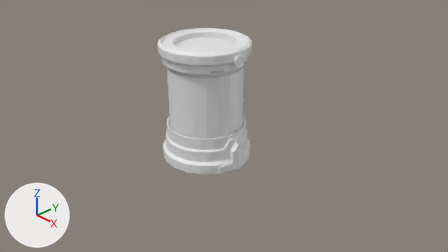
The Blender file resources_prueba/life_tank/life_tank.blend as it was, and as the next commit left it.
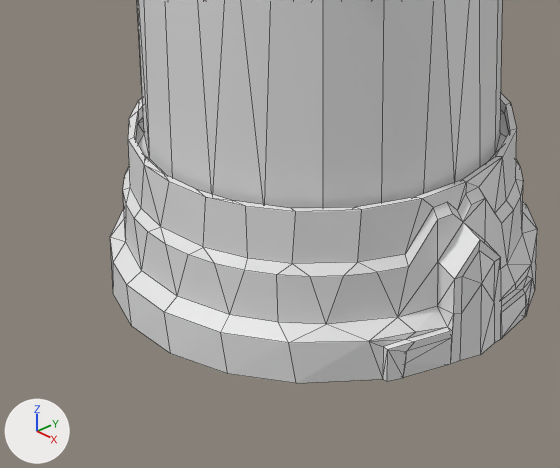
The first picture shows the older version from the file's camera 'Camera'. The close-ups show both versions on the part from 31% to 57% of the width and 38% to 76% of the height of that picture; other places that the commit changed are outside them. Every picture has the same lights, and +X, +Y and +Z are marked at lower left. The close-ups show mesh edges as thin lines. Materials are left out; every surface is plain grey.
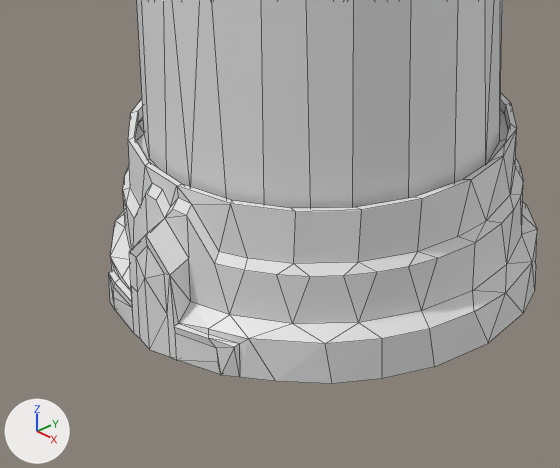
Changed parts and their boxes (x1, y1, x2, y2) in the close-ups (560 x 468 px; the box of a moved part takes in the faces that stretch with it):
```json
{"object": "Cylinder", "change": "reshaped, turned", "before": [110, 0, 537, 383], "after": [109, 0, 537, 384]}
{"part": 1, "of": "me_cylinder", "change": "moved or reshaped", "before": [404, 260, 527, 370], "after": [113, 279, 220, 374]}
```

Edits to the scene script, one JSON object a line:
```json
{"block": "me_cylinder", "where": "# used by ob_cylinder; location = (0.0, 0.0, 0.0)"}
{"op": "remove", "block": "me_cylinder", "code": "me_cylinder.from_pydata(...)  # 577 vertices, 812 faces; spans x -1.0..1.05, y -1.0..1.0, z -0.24..2.42"}
{"op": "add", "block": "me_cylinder", "code": "me_cylinder.from_pydata(...)  # 567 vertices, 787 faces; spans x -1.0..1.05, y -1.0..1.0, z -0.24..2.42"}
{"block": "me_cylinder", "change": "me_cylinder part 1"}
{"block": "me_cylinder", "change": "2 vertices are removed from x 0.96..1.02, y 0.16..0.38, z -0.23..-0.17"}
{"block": "me_cylinder", "change": "15 faces are deleted"}
{"block": "me_cylinder", "change": "1 vertex is added at (0.95, 0.37, -0.17)"}
{"block": "me_cylinder", "change": "10 new faces join them"}
{"op": "set", "path": "ob_cylinder.rotation_euler", "old": "(0.0, 0.0, 0.0)", "new": "(0.0, 0.0, -1.571)", "note": "degrees (0, 0, 0) -> degrees (0, 0, -90)"}
```
